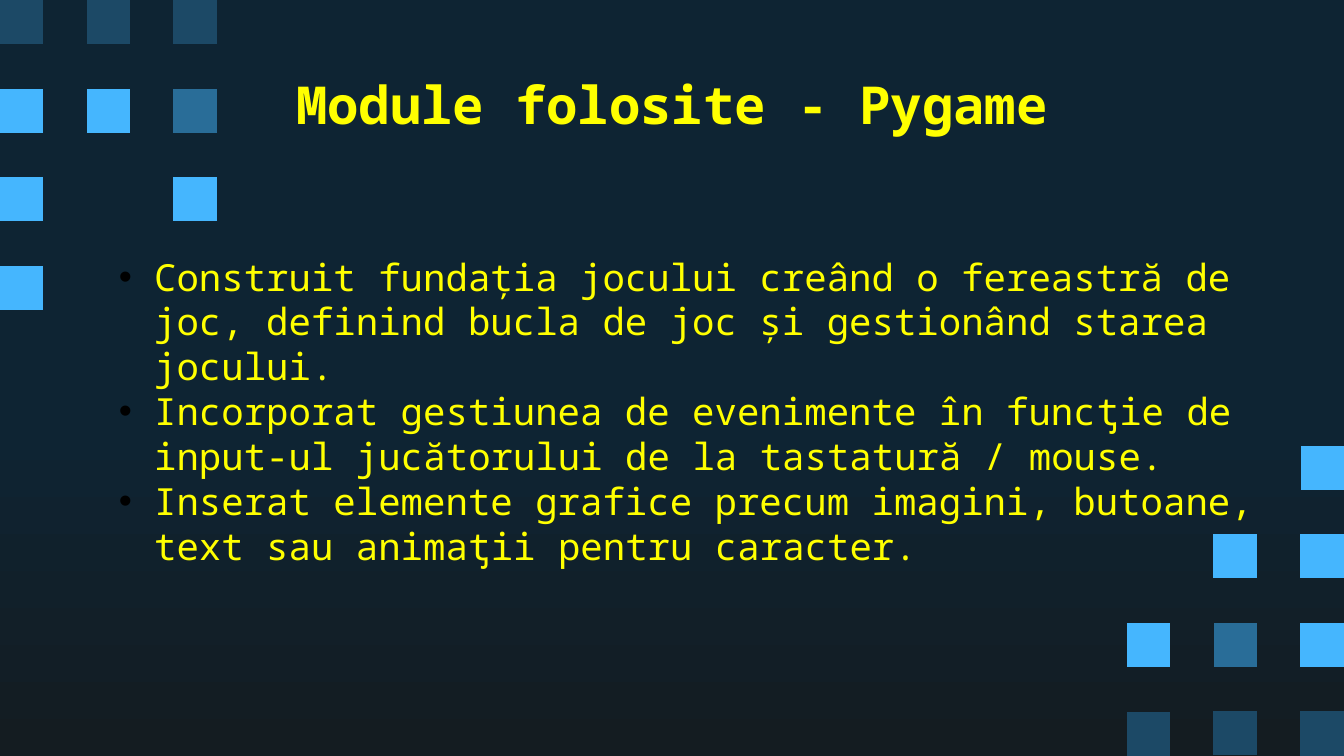
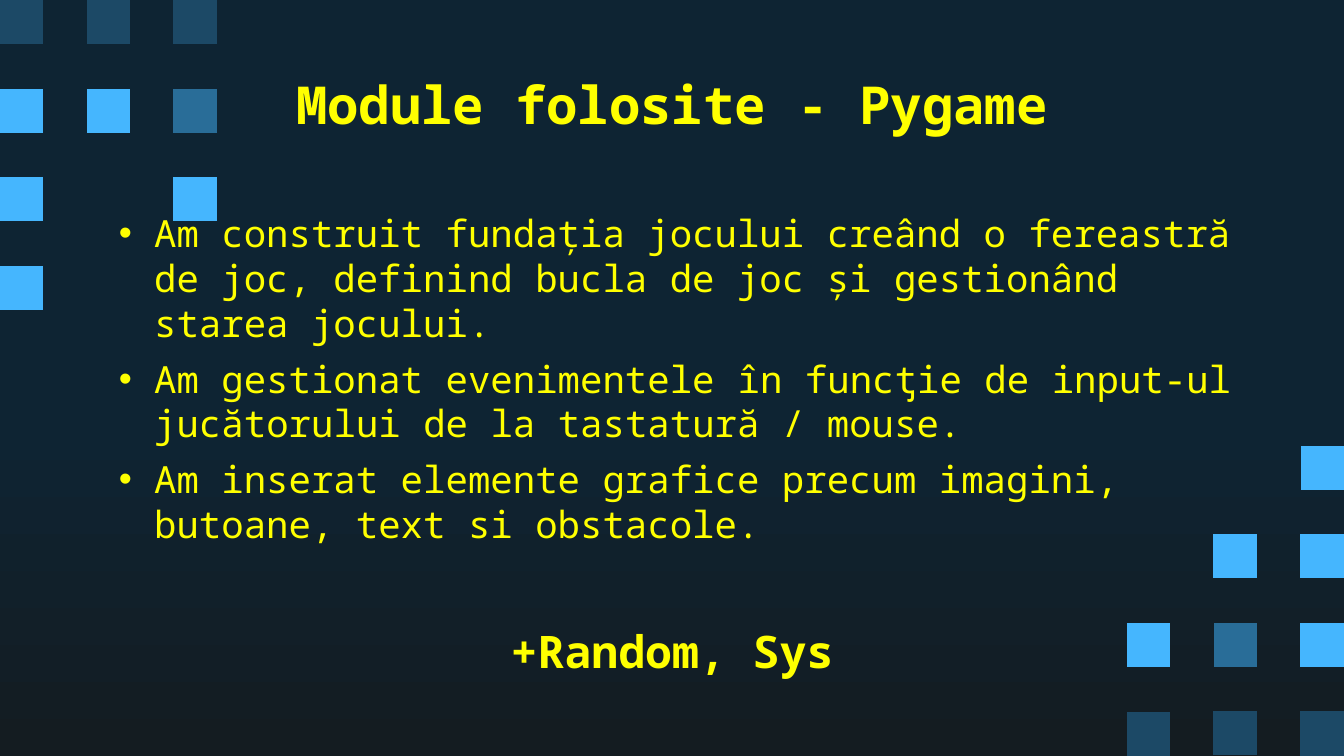
Before and after one commit to not-andrew/Python101_snake, a slide deck: slide 5 of Prezentare.pptx (slide 4 before the commit). Drawn at 1344x756 pixels with LibreOffice and Linux fonts; fonts in the diff are those of the drawing. Boxes give left, top, right and bottom in pixels: in the first picture for what was removed or moved away, otherwise in the second. Text is boxed around its words. In the diff, an @@ line names an element or a change of style, - is before the commit and + after.

```diff
--- a/Prezentare.pptx
+++ b/Prezentare.pptx
@@ text at box(154, 213, 1231, 544): text changed @@
-    • Construit fundația jocului creând o fereastră de joc, definind bucla de joc și gestionând starea jocului.
-    • Incorporat gestiunea de evenimente în funcƫie de input-ul jucătorului de la tastatură / mouse.
-    • Inserat elemente grafice precum imagini, butoane, text sau animaƫii pentru caracter.
+    • Am construit fundația jocului creând o fereastră de joc, definind bucla de joc și gestionând starea jocului.
+    • Am gestionat evenimentele în funcƫie de input-ul jucătorului de la tastatură / mouse.
+    • Am inserat elemente grafice precum imagini, butoane, text si obstacole.
@@ title added at box(511, 634, 834, 679), 24 pt, text #FFFF00, bold @@
++Random, Sys
```
Also in this commit, not shown: 2 other slides changed, 3 slides added, 2 slides removed, 1 other file.
